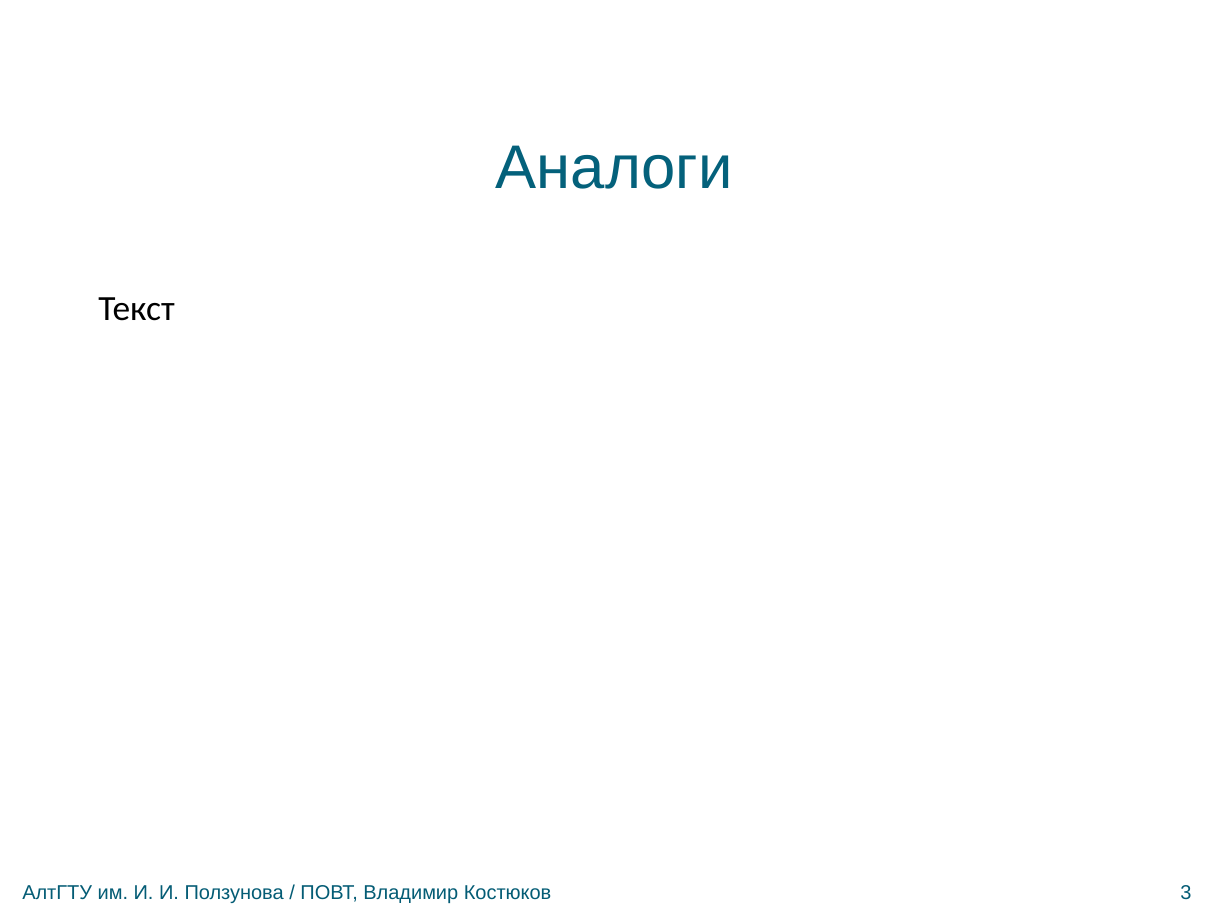
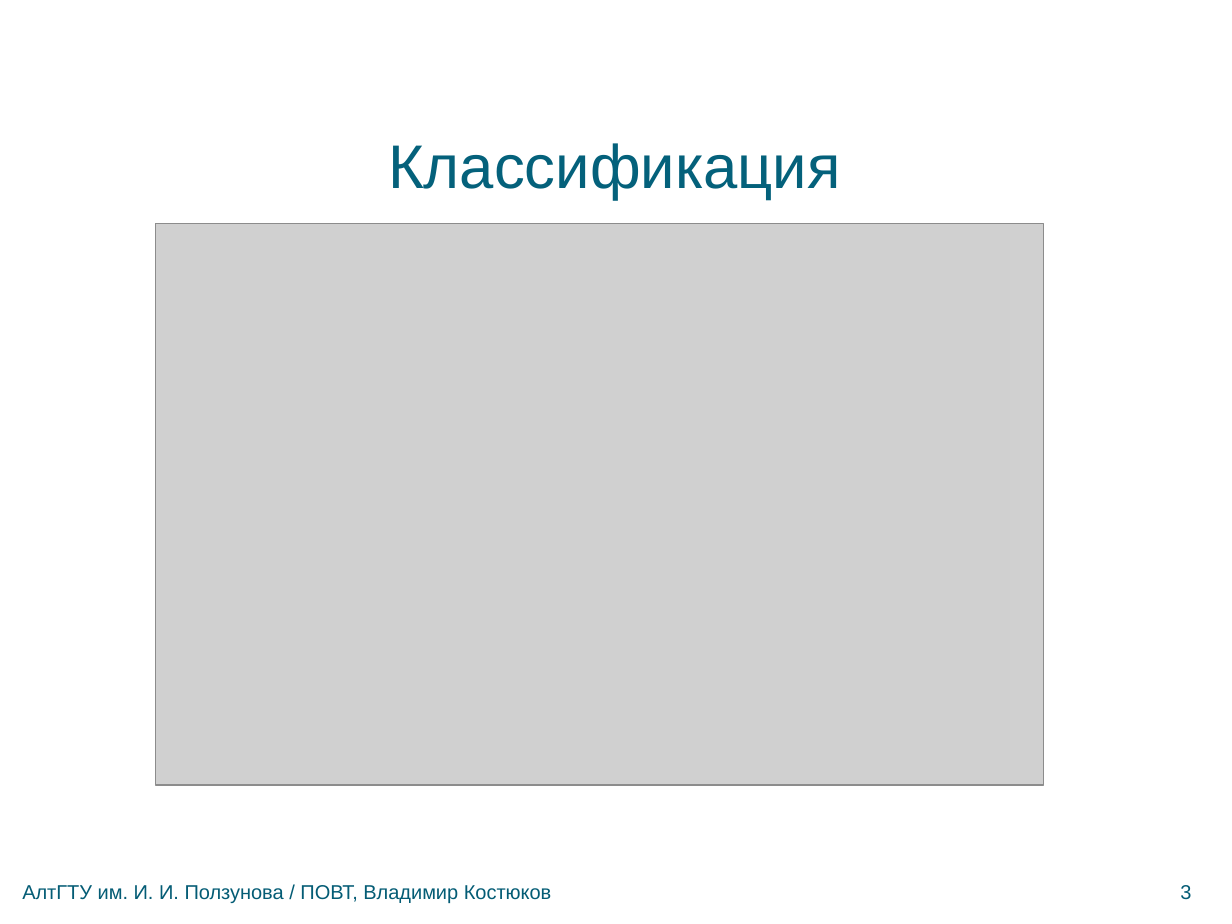
Before and after one commit to bluerain/snoopy, a slide deck: slide 3 of diploma/trunk/ppt/kostyukov.pptx. Drawn at 1232x924 pixels with LibreOffice and Linux fonts; fonts in the diff are those of the drawing; grey boxes stand for pictures; background and template pictures are left out. Boxes give left, top, right and bottom in pixels: in the first picture for what was removed or moved away, otherwise in the second. Text is boxed around its words. In the diff, an @@ line names an element or a change of style, - is before the commit and + after.

```diff
--- a/diploma/trunk/ppt/kostyukov.pptx
+++ b/diploma/trunk/ppt/kostyukov.pptx
@@ title at [388, 143, 840, 199]: text changed @@
-Аналоги
+Классификация
@@ picture added at [155, 224, 1043, 785] @@
@@ text removed at [98, 297, 174, 321] @@
-Текст
```
Also in this commit, not shown: 5 other slides changed.
